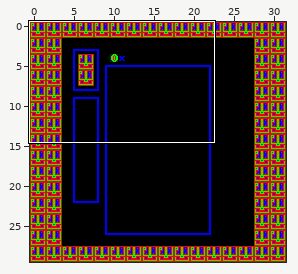
An edit to a level. Tiled map, gfx/board.tmx. Above: a wide view before the commit, with the close-up outlined.
Close-up. Earlier state:
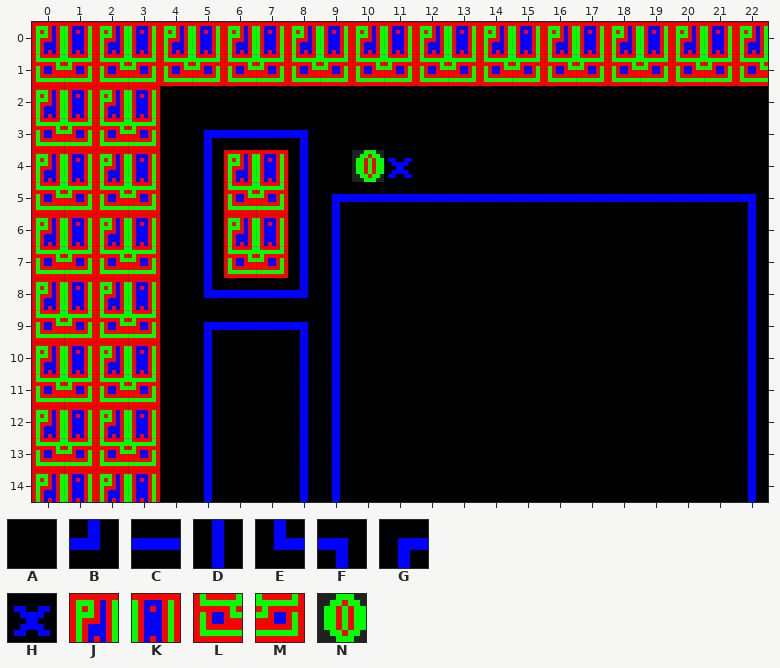
Cells are 8x8 px. Shown: x 0..22, y 0..14.
Key: from "neschar": A 0, B 8, C 11, D 14, E 17, F 18, G 20, H 120; from "sheet1": J 0, K 1, L 16, M 17, N 21.
_ is an empty cell.
Layer "Tile Layer 1" before, first column x 0:
 0 JKJKJKJKJKJKJKJKJKJKJKJ
 1 LMLMLMLMLMLMLMLMLMLMLML
 2 JKJKAAAAAAAAAAAAAAAAAAA
 3 LMLMAGCCFAAAAAAAAAAAAAA
 4 JKJKADJKDANHAAAAAAAAAAA
 5 LMLMADLMDGCCCCCCCCCCCCF
 6 JKJKADJKDDAAAAAAAAAAAAD
 7 LMLMADLMDDAAAAAAAAAAAAD
 8 JKJKAECCBDAAAAAAAAAAAAD
 9 LMLMAGCCFDAAAAAAAAAAAAD
10 JKJKADAADDAAAAAAAAAAAAD
11 LMLMADAADDAAAAAAAAAAAAD
12 JKJKADAADDAAAAAAAAAAAAD
13 LMLMADAADDAAAAAAAAAAAAD
14 JKJKADAADDAAAAAAAAAAAAD
After:
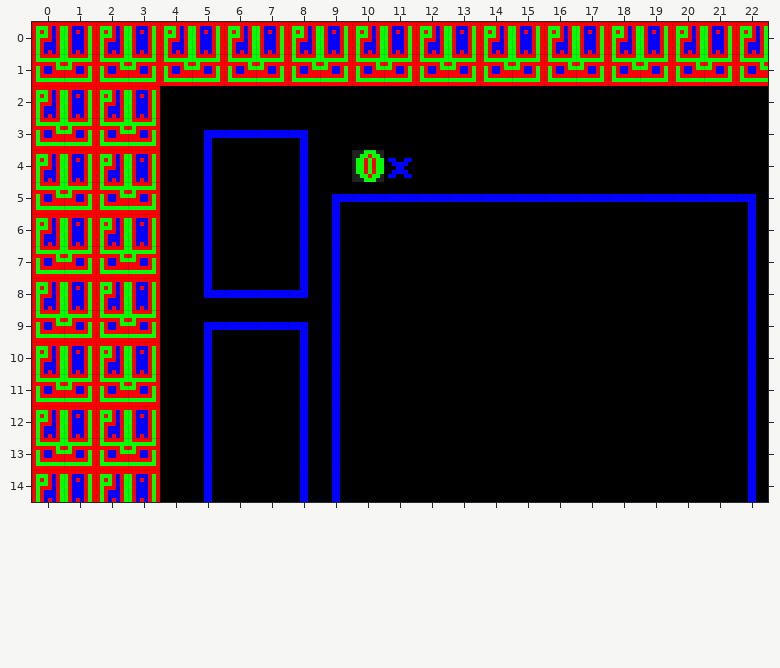
What changed:
Changed rows in their new state; . is an unchanged cell.
Layer "Tile Layer 1":
first column x 6:
 4 AA
 5 AA
 6 AA
 7 AA
